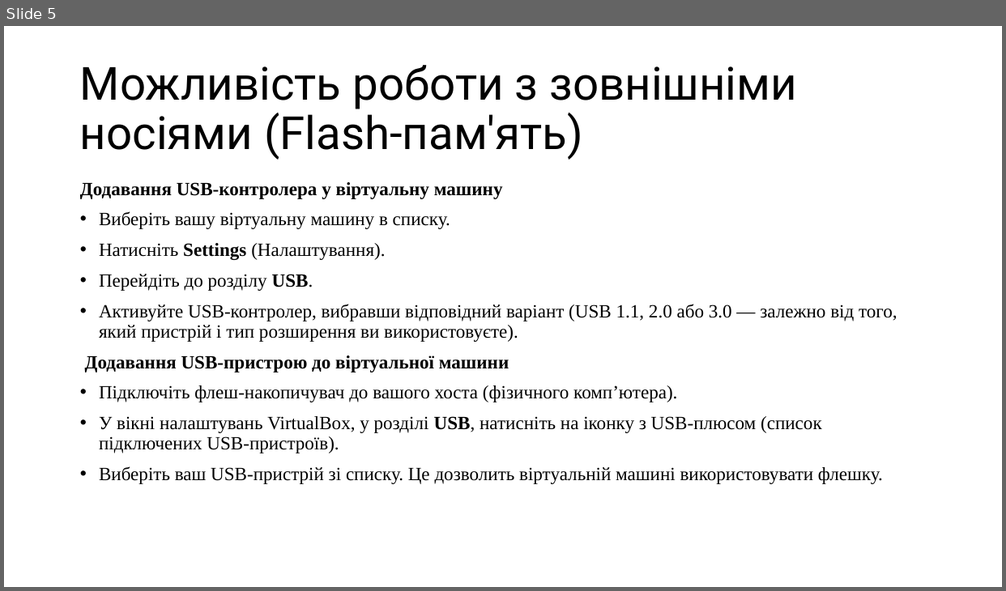
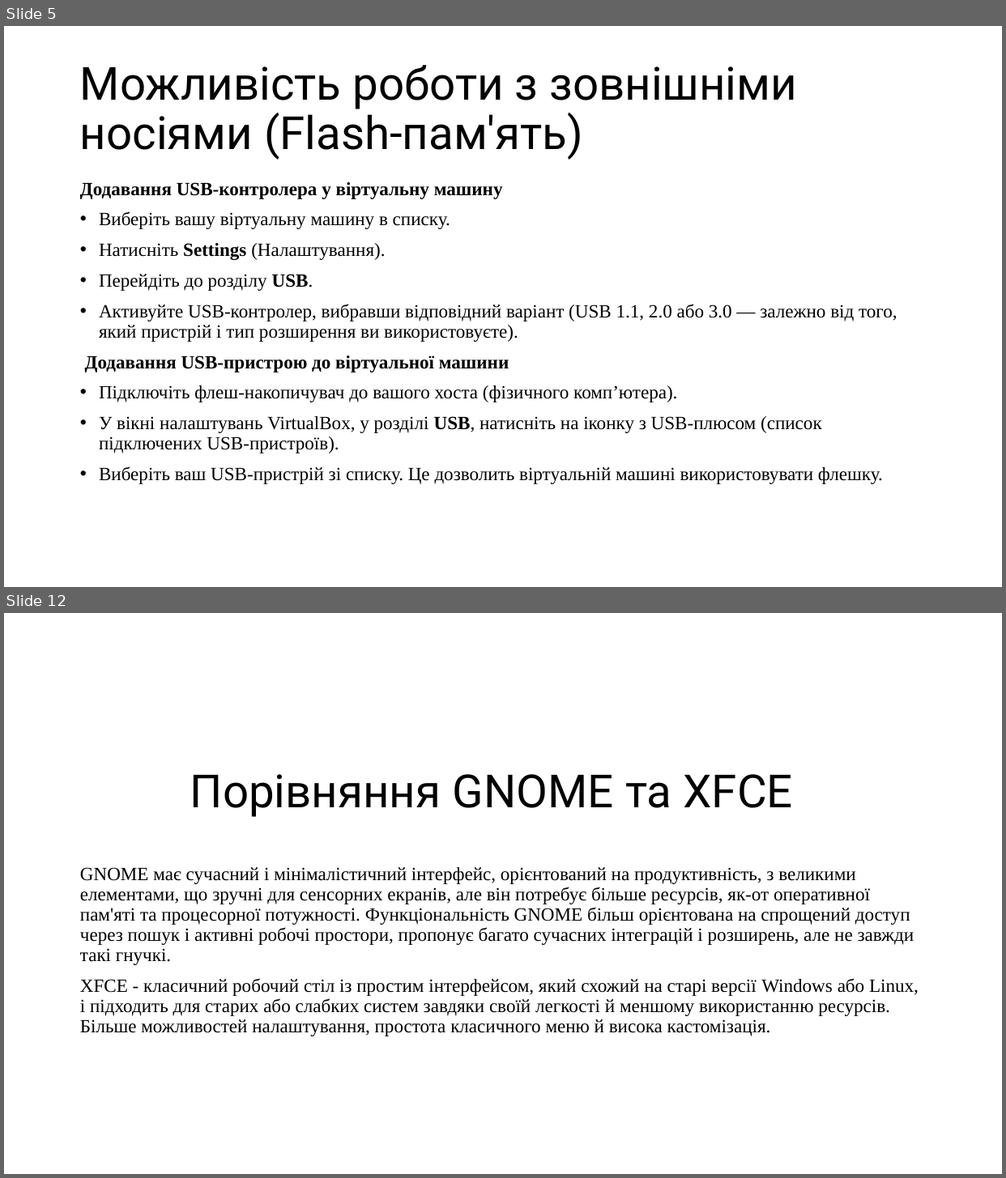
Before and after one commit to Teramar1/VelikieBomji, a slide deck: WorkCase2.pptx. Shown one above the other, each under a label of ours: slide 5 before the commit, slides 5 and 12 after it; the slides between them are not shown. The pictures are 1006x591 and 1006x1178 pixels, drawn with LibreOffice and Linux fonts; fonts in the diff are those of the drawing. Boxes give left, top, right and bottom in pixels: in the first picture for what was removed or moved away, otherwise in the second. Text is boxed around its words. In the diff, an @@ line names an element or a change of style, - is before the commit and + after.

```diff
--- a/WorkCase2.pptx
+++ b/WorkCase2.pptx
@@ slide 12 added at <box>4,613,1002,1174</box>, background #FFFFFF @@
@@ title added at <box>190,774,793,817</box>, 44 pt, text #000000 @@
+Порівняння GNOME та XFCE
@@ text added at <box>80,867,918,1037</box>, 18 pt, text #000000 @@
+GNOME має сучасний і мінімалістичний інтерфейс, орієнтований на продуктивність, з великими елементами, що зручні для сенсорних екранів, але він потребує більше ресурсів, як-от оперативної пам'яті та процесорної потужності. Функціональність GNOME більш орієнтована на спрощений доступ через пошук і активні робочі простори, пропонує багато сучасних інтеграцій і розширень, але не завжди такі гнучкі.
+XFCЕ - класичний робочий стіл із простим інтерфейсом, який схожий на старі версії Windows або Linux, і підходить для старих або слабких систем завдяки своїй легкості й меншому використанню ресурсів. Більше можливостей налаштування, простота класичного меню й висока кастомізація.
```
Also in this commit, not shown: 2 slides changed, 4 other slides added, 1 slide removed.
